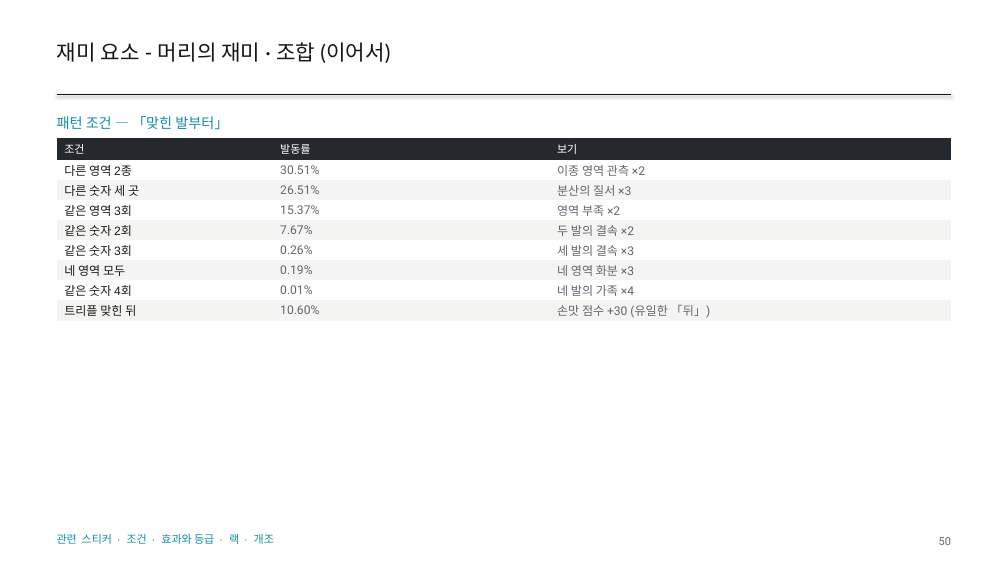
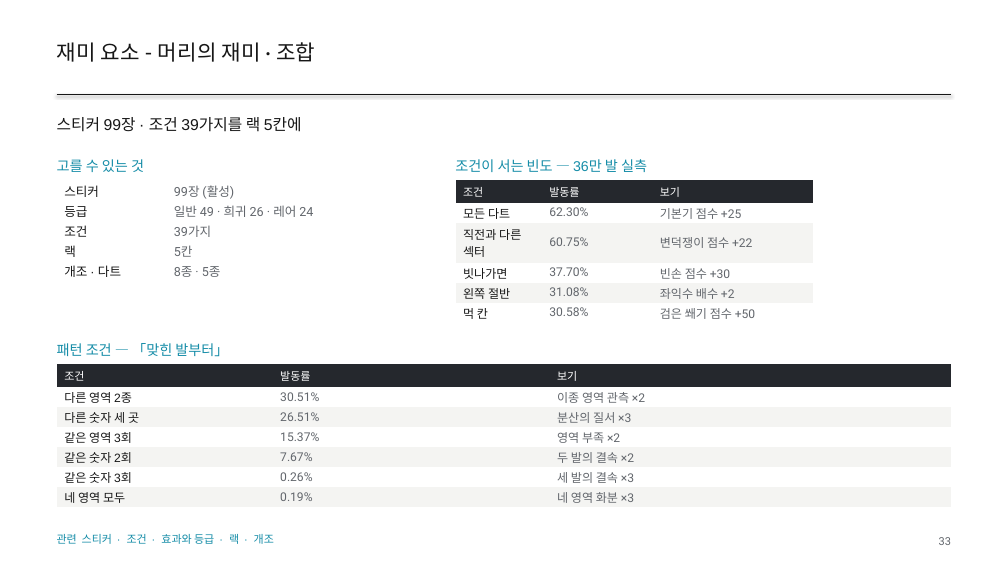
Before and after one commit to GGbong69/test-03, a slide deck: slide 33 of docs/HIGHTONE_기획서.pptx (slide 50 before the commit). Drawn at 1008x567 pixels with LibreOffice and Linux fonts; fonts in the diff are those of the drawing. Boxes give left, top, right and bottom in pixels: in the first picture for what was removed or moved away, otherwise in the second. Text is boxed around its words. In the diff, an @@ line names an element or a change of style, - is before the commit and + after.

```diff
--- a/docs/HIGHTONE_기획서.pptx
+++ b/docs/HIGHTONE_기획서.pptx
@@ text at [57,42,315,62]: text changed @@
-재미 요소 - 머리의 재미 · 조합 (이어서)
+재미 요소 - 머리의 재미 · 조합
@@ text added at [57,117,302,132], 15 pt, text #171717 @@
+스티커 99장 · 조건 39가지를 랙 5칸에
@@ text added at [57,159,144,172], 13.5 pt, text #168DA8 @@
+고를 수 있는 것
@@ text added at [455,159,647,172], 13.5 pt, text #168DA8 @@
+조건이 서는 빈도 — 36만 발 실측
@@ table added at [57,180,414,281], 5 rows, 2 columns @@
+스티커 | 99장 (활성)
+등급 | 일반 49 · 희귀 26 · 레어 24
+조건 | 39가지
+랙 | 5칸
+개조 · 다트 | 8종 · 5종
@@ table added at [456,180,813,323], 6 rows, 3 columns @@
+조건 | 발동률 | 보기
+모든 다트 | 62.30% | 기본기 점수 +25
+직전과 다른 섹터 | 60.75% | 변덕쟁이 점수 +22
+빗나가면 | 37.70% | 빈손 점수 +30
+왼쪽 절반 | 31.08% | 좌익수 배수 +2
+먹 칸 | 30.58% | 검은 쐐기 점수 +50
@@ text "패턴 조건 — 「맞힌 발부터」": place and size @@
-text "패턴 조건 — 「맞힌 발부터」" at [57,116,228,130]
+text "패턴 조건 — 「맞힌 발부터」" at [57,343,228,357]
@@ table at [57,364,951,507] @@
-row 8: 같은 숫자 4회 | 0.01% | 네 발의 가족 ×4
-row 9: 트리플 맞힌 뒤 | 10.60% | 손맛 점수 +30 (유일한 「뒤」)
@@ table: place and size @@
-table at [57,138,951,322]
+table at [57,364,951,507]
@@ text at [939,537,951,545]: text changed @@
-50
+33
```
Also in this commit, not shown: 44 other slides changed, 4 slides added, 49 slides removed, 3 other files.
